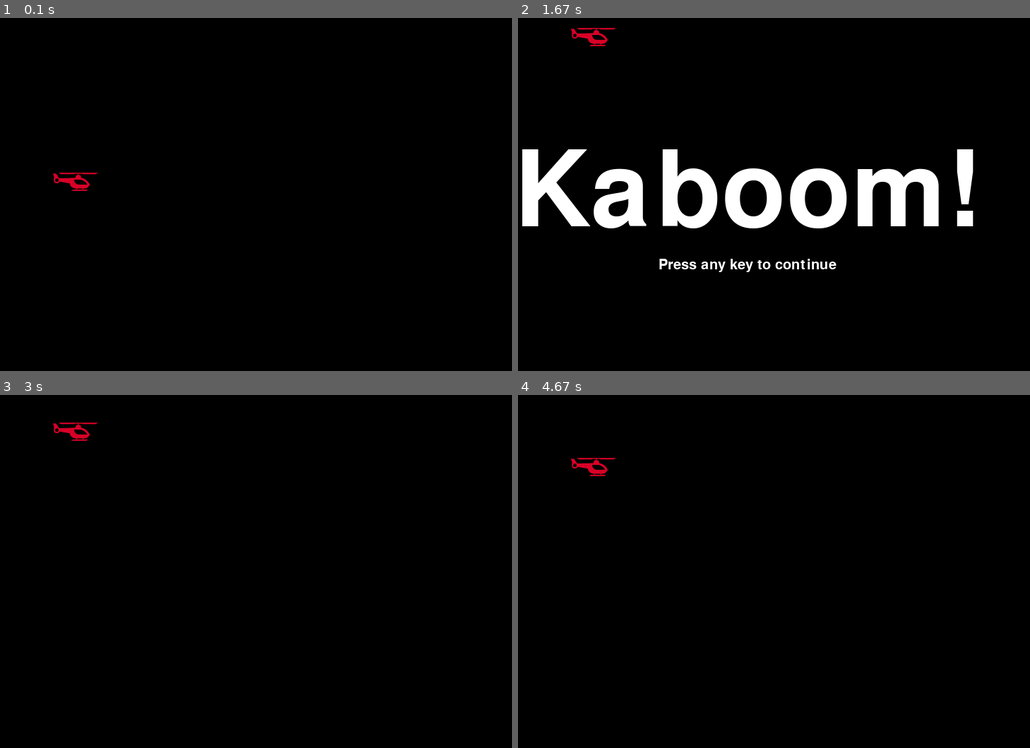
Above: before the commit, frames 1-4 (two rows, left to right).
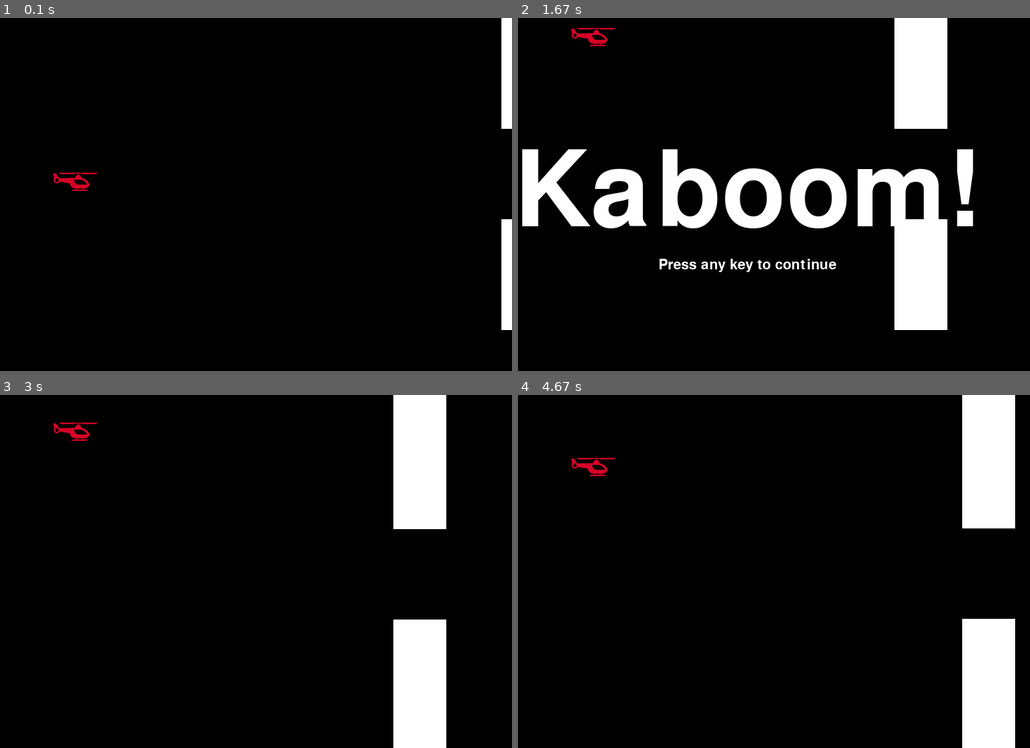
Above: after the commit, the same moments.

Repository: andrewkisel/pygame-flappy-helicopter
Game: pygame game, started from first_pygame.py
Two runs of this game, one before a commit and one after it. Both use one fixed random seed, a clock stepped at 60 frames per second and the inputs below.
Inputs:
- Up to frame 1 (0.1 s): no input
- Up to frame 2 (1.67 s): hold Up 0.33-0.8 s; hold Up 0.83-1.2 s
- Up to frame 3 (3 s): hold Up 1.97-2.27 s; hold Up 2.3-2.67 s; hold Up from 2.7 s (still down)
- Up to frame 4 (4.67 s): release Up at 3 s; hold Up 3.03-3.4 s; hold Up 3.77-4.13 s; hold Up 4.17-4.47 s; hold Up from 4.5 s (still down)

The runs differ from the first frame. In frame 1, 1.3% of the frame differs, in the area x 97-100%, y 0-89%; in frame 2, 6.4%; in frame 3, 7.7%, in the area x 76-88%, y 0-100%; in frame 4, 7.7%.

Commit message:
Add logic to draw blocks on surface.

Diff:
--- a/first_pygame.py
+++ b/first_pygame.py
@@ -1,5 +1,6 @@
 import pygame
 import time
+import random
 
 black = (0, 0, 0)
 white = (255, 255, 255)
@@ -7,9 +8,12 @@
 # Initializing.
 pygame.init()
 
-# Define game surface.
 surface_width = 800
 surface_height = 500
+image_height = 64
+image_width = 64
+
+# Define game surface.
 surface = pygame.display.set_mode((surface_width, surface_height))
 
 # Title
@@ -20,6 +24,11 @@
 
 # Loading helicopter image
 img = pygame.image.load('helicopter.png')
+
+
+def blocks(x_block, y_block, block_width, block_height, gap):
+    pygame.draw.rect(surface, white, [x_block, y_block, block_width, block_height])
+    pygame.draw.rect(surface, white, [x_block, y_block + block_height + gap, block_width, block_height])
 
 
 # Handle press any key to continue.
@@ -80,6 +89,14 @@
     # Variable to render helicopter movements along y axis.
     y_move = 0
 
+    x_block = surface_width
+    y_block = 0
+    block_width = 75
+    block_height = random.randint(0, surface_height)
+    gap = image_height * 2
+    # How fast the blocks move.
+    block_move = 3
+
     game_over = False
 
     # Game loop
@@ -105,6 +122,10 @@
         # Put a helicopter icon on the surface.
         helicopter(x, y, img)
 
+        blocks(x_block, y_block, block_width, block_height, gap)
+        # Move blocks.
+        x_block -= block_move
+
         # Check if helicopter went out of boundaries.
         if y > surface_height - 64 or y < 0:
             gameover()
